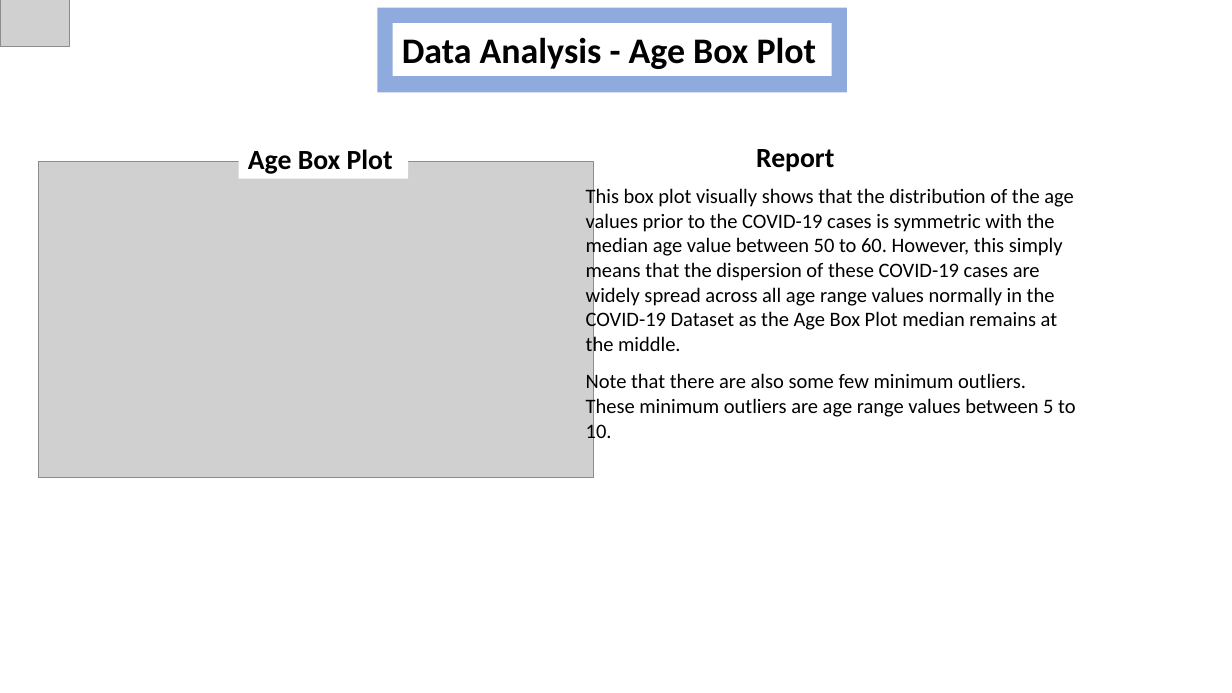
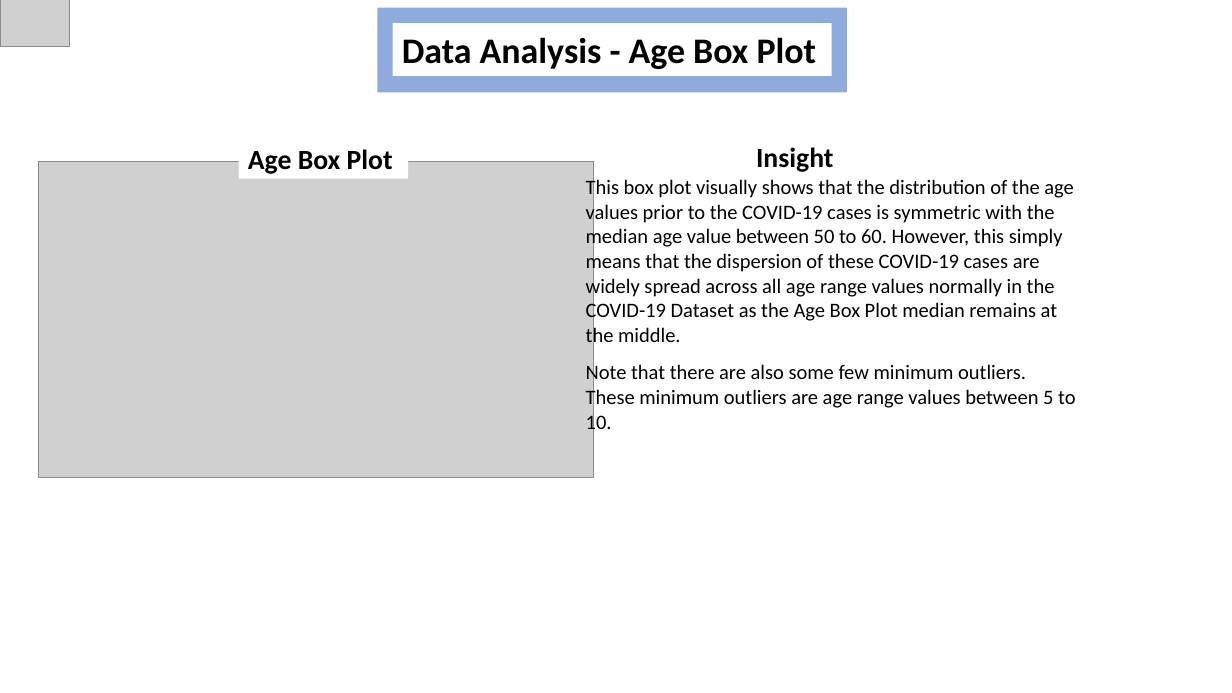
Before and after one commit to SireGift/Exploratory_Data_Analysis_for_COVID19, a slide deck: slide 4 of COVID19_Dataset_Report.pptx. Drawn at 1232x693 pixels with LibreOffice and Linux fonts; fonts in the diff are those of the drawing; grey boxes stand for pictures. Boxes give left, top, right and bottom in pixels: in the first picture for what was removed or moved away, otherwise in the second. Text is boxed around its words. In the diff, an @@ line names an element or a change of style, - is before the commit and + after.

```diff
--- a/COVID19_Dataset_Report.pptx
+++ b/COVID19_Dataset_Report.pptx
@@ text at <box>756,147,833,172</box>: text changed @@
-Report
+Insight
@@ text "This box plot visually shows ...": place and size @@
-text "This box plot visually shows ..." at <box>586,186,1075,444</box>
+text "This box plot visually shows ..." at <box>586,177,1075,435</box>
```
Also in this commit, not shown: 4 other slides changed.
